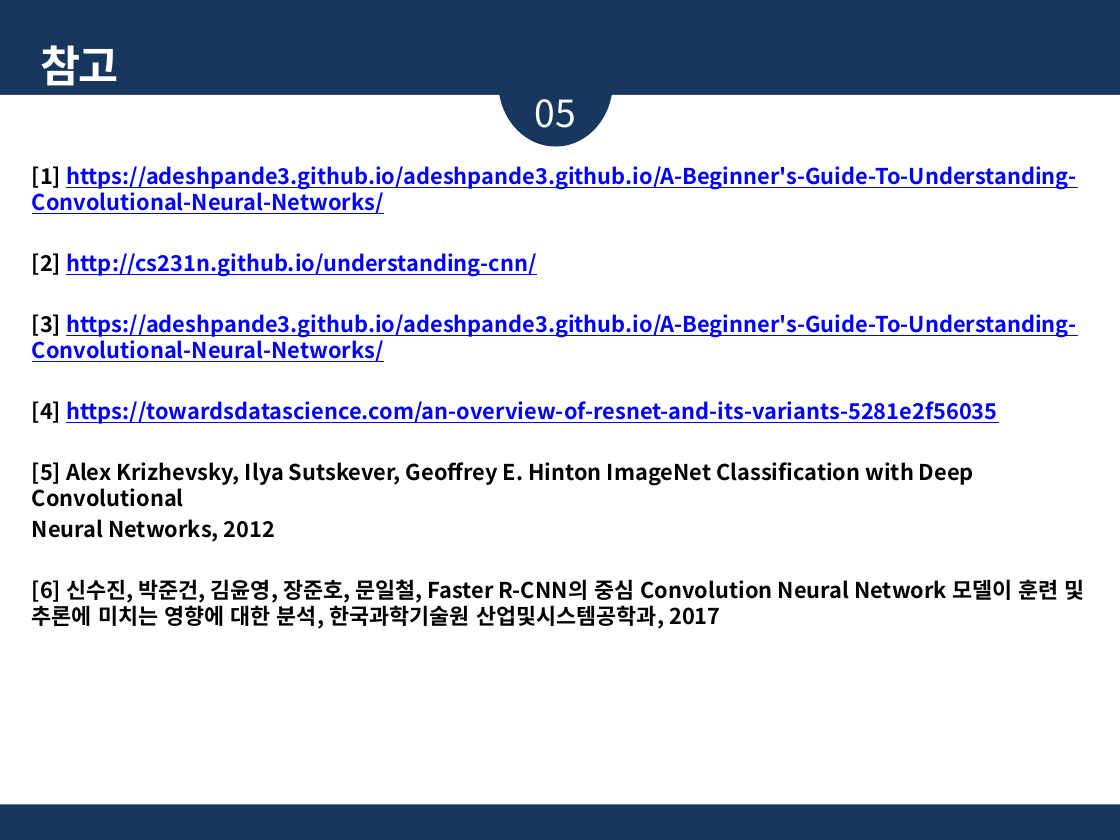
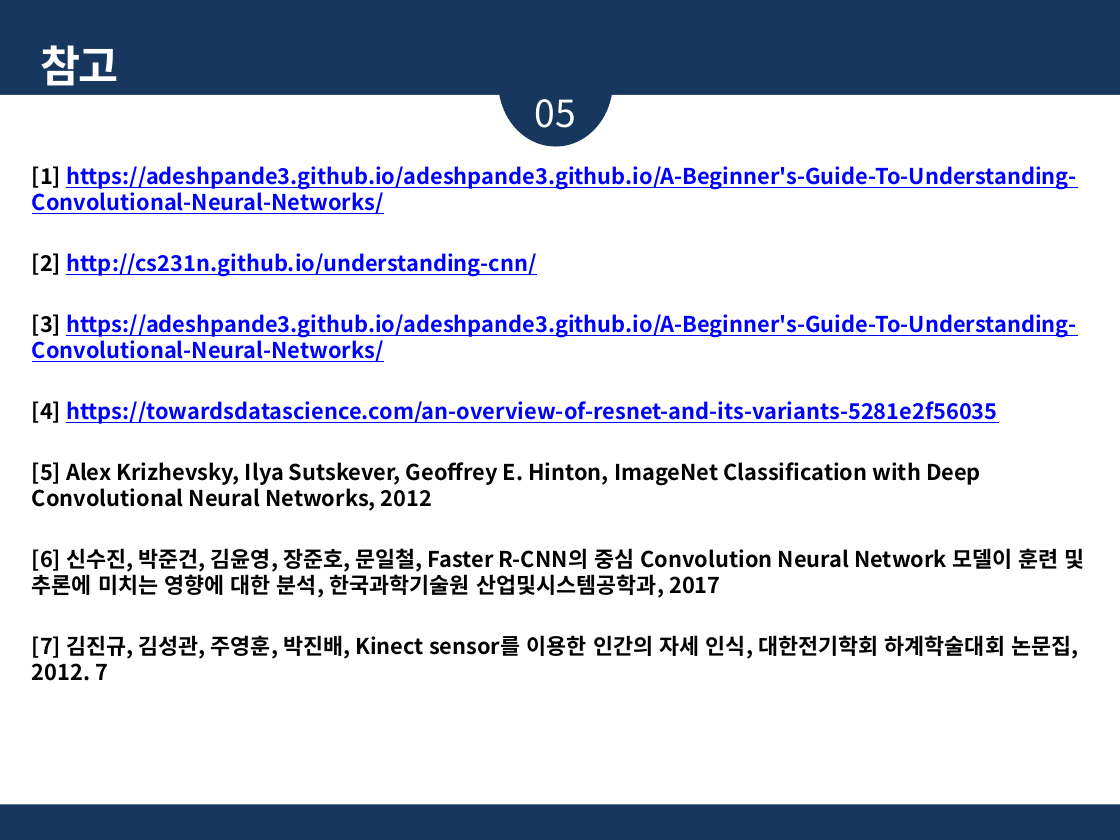
Before and after one commit to glad1470/2019_research, a slide deck: slide 12 of Doc/주제 선정 및 시장 조사_19.03.19/졸업논문 주제_임광효_김준영_2.pptx. Drawn at 1120x840 pixels with LibreOffice and Linux fonts; fonts in the diff are those of the drawing. Boxes give left, top, right and bottom in pixels: in the first picture for what was removed or moved away, otherwise in the second. Text is boxed around its words. In the diff, an @@ line names an element or a change of style, - is before the commit and + after.

```diff
--- a/Doc/주제 선정 및 시장 조사_19.03.19/졸업논문 주제_임광효_김준영_2.pptx
+++ b/Doc/주제 선정 및 시장 조사_19.03.19/졸업논문 주제_임광효_김준영_2.pptx
@@ text at <box>32,462,981,511</box>: text changed @@
-[5] Alex Krizhevsky, Ilya Sutskever, Geoffrey E. Hinton ImageNet Classification with Deep Convolutional
-Neural Networks, 2012
+[5] Alex Krizhevsky, Ilya Sutskever, Geoffrey E. Hinton, ImageNet Classification with Deep Convolutional Neural Networks, 2012
@@ text at <box>32,635,1079,681</box>: paragraph added @@
+[7] 김진규, 김성관, 주영훈, 박진배, Kinect sensor를 이용한 인간의 자세 인식, 대한전기학회 하계학술대회 논문집, 2012. 7
```
Also in this commit, not shown: 9 other slides changed.
